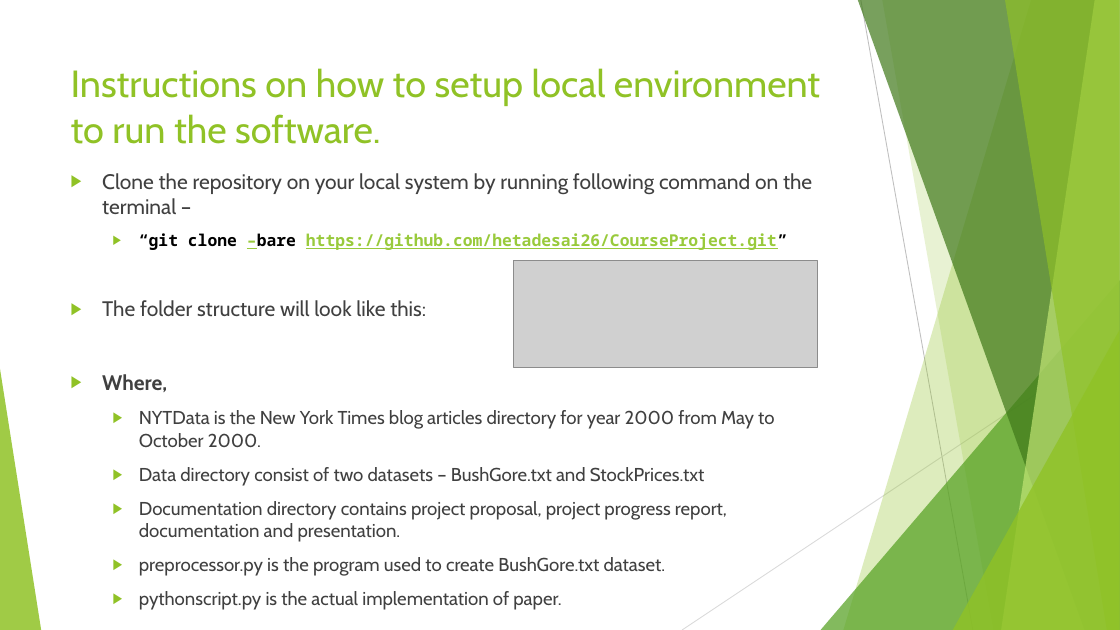
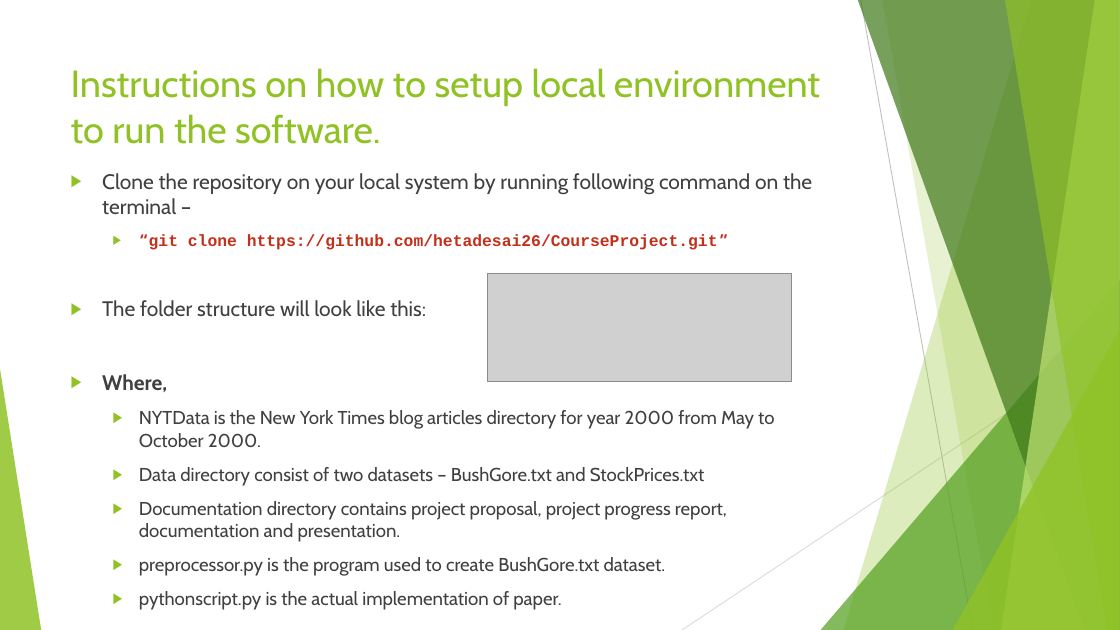
Before and after one commit to hsiddhu2/CourseProject, a slide deck: slide 14 of documentation/Project Presentation.pptx. Drawn at 1120x630 pixels with LibreOffice and Linux fonts; fonts in the diff are those of the drawing; grey boxes stand for pictures. Boxes give left, top, right and bottom in pixels: in the first picture for what was removed or moved away, otherwise in the second. Text is boxed around its words. In the diff, an @@ line names an element or a change of style, - is before the commit and + after.

Commit message:
Updated Project Presentation

```diff
--- a/documentation/Project Presentation.pptx
+++ b/documentation/Project Presentation.pptx
@@ text at [139,234,729,250]: text changed; font Noto Sans Mono to Courier New; text colour #99CA3C to #C42F1A @@
-  ▶ “git clone –bare https://github.com/hetadesai26/CourseProject.git”
+  ▶ “git clone https://github.com/hetadesai26/CourseProject.git”
@@ picture: place and size @@
-picture at [514,260,818,368]
+picture at [488,274,791,381]
```
Also in this commit, not shown: 3 other slides changed, 6 slides added, 1 slide removed.
